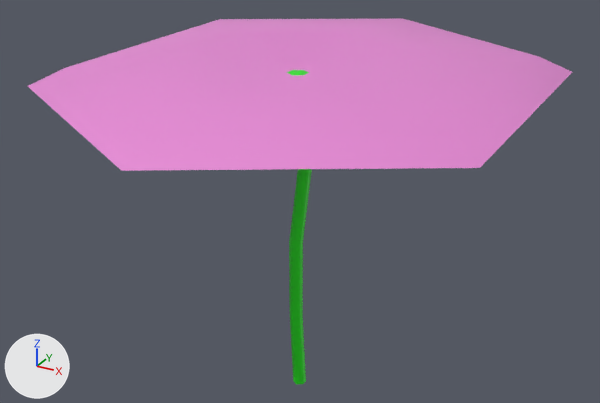
The FBX model Plants/Lily_Large.fbx, before and after one commit.
The view is the same before and after, from a 50 mm camera at (1.28, -2.33, 1.92) aimed at (-0.04, 0.07, 0.72). The axes (+X, +Y, +Z) are drawn at lower left. The lights are the same throughout. The picture after the commit comes second. Where no turn or scale is listed for an object, it has been applied to the vertices.

Objects in the first picture: 'Lily_Large'.
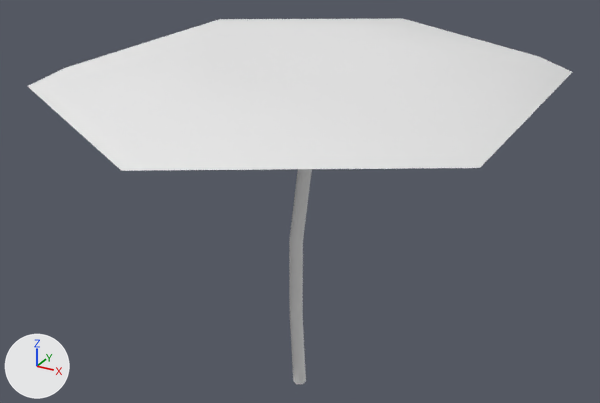
Where the change shows, as pixel boxes (x1, y1, x2, y2) in the pictures (600 x 403 px):
```json
{"part": 1, "of": "me_circle_011", "change": "recoloured", "before": [28, 19, 572, 171], "after": [28, 19, 572, 171], "on screen": "pink to white"}
{"part": 2, "of": "me_circle_011", "change": "recoloured", "before": [287, 70, 312, 384], "after": [287, 70, 312, 384], "on screen": "green to white"}
```

Scene script edits in JSON lines:
```json
{"op": "add", "block": "mat_lilly", "code": ["mat_lilly = principled_material('Lilly ')", "mat_lilly.base_color = (0.8, 0.8, 0.8)  # white #e7e7e7", "mat_lilly.roughness = 1.0"]}
{"block": "me_circle_011", "where": "me_circle_011.from_pydata(...)  # 48 vertices, 44 faces; spans x -0.75..0.75, y -0.89..1.01, z 0.0..1.28"}
{"block": "me_circle_011", "where": "# used by ob_lily_large; location = (0.0, 0.0, 0.0)"}
{"block": "me_circle_011", "change": "me_circle_011 part 1: all 18 faces that had it switch from mat_flat (pink #e78ad6) to mat_lilly (white #e7e7e7)"}
{"block": "me_circle_011", "change": "me_circle_011 part 2: all 26 faces that had it switch from mat_stem (green #1ee714) to mat_lilly (white #e7e7e7)"}
```
